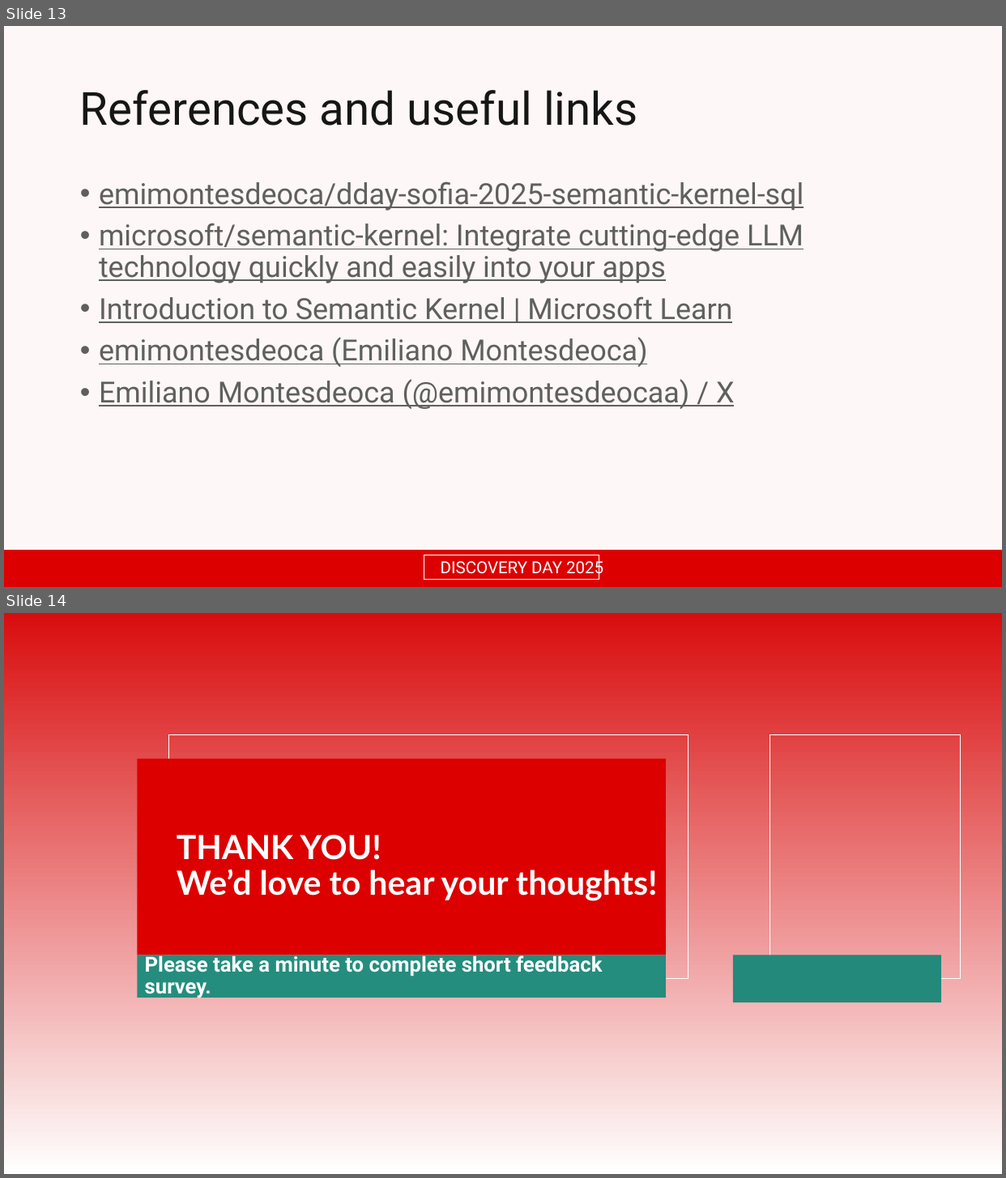
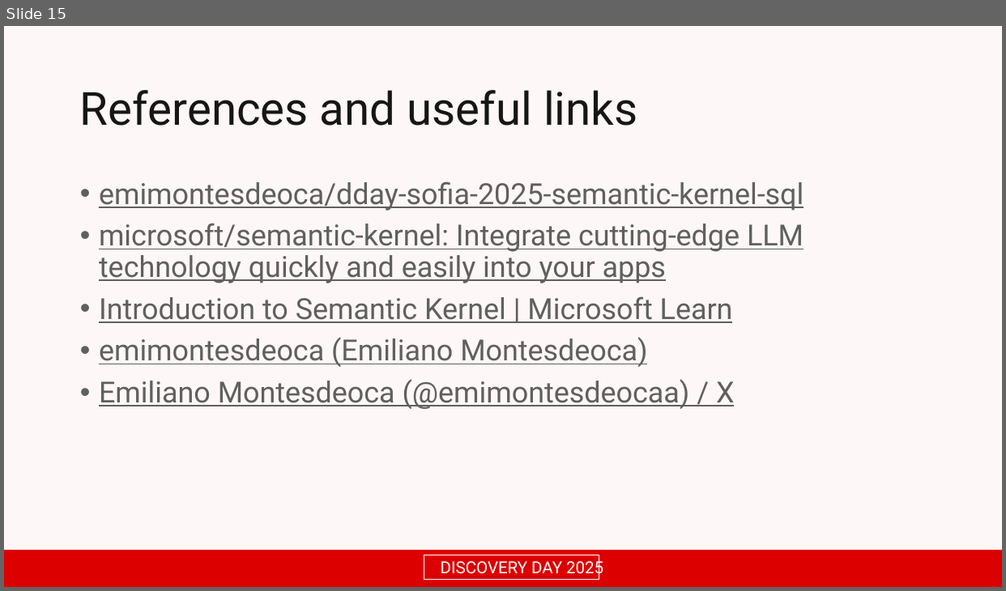
Before and after one commit to emimontesdeoca/dday-sofia-2025-semantic-kernel-sql, a slide deck: slides/Discovery Day 2025.pptx. Shown one above the other, each under a label of ours: slides 13 and 14 before the commit, slide 15 after it. The pictures are 1006x1178 and 1006x591 pixels, drawn with LibreOffice and Linux fonts; fonts in the diff are those of the drawing; background and template pictures are left out. Boxes give left, top, right and bottom in pixels: in the first picture for what was removed or moved away, otherwise in the second. Text is boxed around its words. In the diff, an @@ line names an element or a change of style, - is before the commit and + after.

```diff
--- a/slides/Discovery Day 2025.pptx
+++ b/slides/Discovery Day 2025.pptx
@@ slide 14 removed at box(4, 613, 1002, 1174), background gradient #D90D0E to #FFFFFF @@
@@ rectangle removed at box(168, 735, 688, 979) @@
@@ rectangle removed at box(769, 735, 961, 979) @@
@@ rectangle removed at box(138, 759, 666, 955) @@
@@ text removed at box(177, 835, 658, 901) @@
-THANK YOU!
-We’d love to hear your thoughts!
@@ rectangle removed at box(138, 955, 666, 998) @@
-Please take a minute to complete short feedback survey.
@@ rectangle removed at box(733, 955, 941, 1003) @@
@@ what was slide 13 is now slide 15 @@
```
Also in this commit, not shown: 3 slides added.
